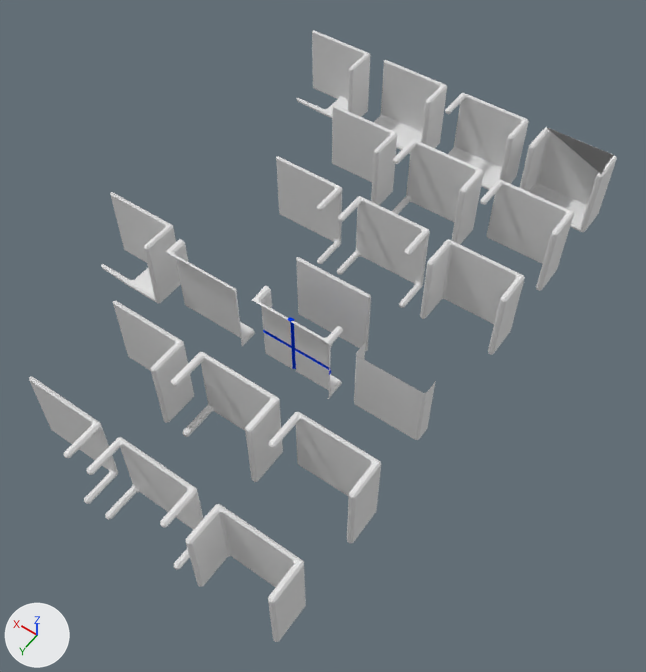
Two versions of the Blender file Hide your body/Assets/Models/walls.blend, one commit apart.
One viewpoint serves both versions: a 50 mm lens placed at (-10.3, 31.3, 32.2), pointed at (5.2, 9.6, -1.9). The axes (+X, +Y, +Z) are drawn at lower left. The lights are the same throughout.

The older version as bpy lines, for what is in view:
```python
ob_cornerdoor1x1_001 = bpy.data.objects.new('cornerDoor1x1.001', me_cube_001)
ob_cornerdoor1x1_001.location = (15.0, 11.8, 0.0)
ob_cross1x1_001 = bpy.data.objects.new('cross1x1.001', me_cube_019)
ob_cross1x1_001.location = (5.0, 21.8, 0.0)
ob_doorout1x1_001 = bpy.data.objects.new('doorOut1x1.001', me_cube_017)
ob_doorout1x1_001.location = (10.0, 21.8, 0.0)
ob_floor1x1 = bpy.data.objects.new('floor1x1', me_cube_011)
ob_floor1x1.location = (5.0, 10.0, 0.0)
ob_hallway1x1_001 = bpy.data.objects.new('hallway1x1.001', me_cube_002)
ob_hallway1x1_001.location = (0.0, 21.8, 0.0)
ob_t1x1_001 = bpy.data.objects.new('T1x1.001', me_cube_020)
ob_t1x1_001.location = (5.0, 16.8, 0.0)
ob_wall1x1_001 = bpy.data.objects.new('wall1x1.001', me_cube_007)
ob_wall1x1_001.location = (10.0, 16.8, 0.0)
ob_wallncorner1x1_001 = bpy.data.objects.new('wallnCorner1x1.001', me_cube_003)
ob_wallncorner1x1_001.location = (0.0, 16.8, 0.0)
# also in view: 'T1x1' at (5.0, -0.1, 0.0); 'hallway1x1' at (0.0, 4.9, 0.0); 'wallnCorner1x1' at (0.0, 0.0, 0.0); 'topcorner' at (10.1, 11.9, 0.0); 'wall1x1' at (10.0, 0.0, 0.0)
```
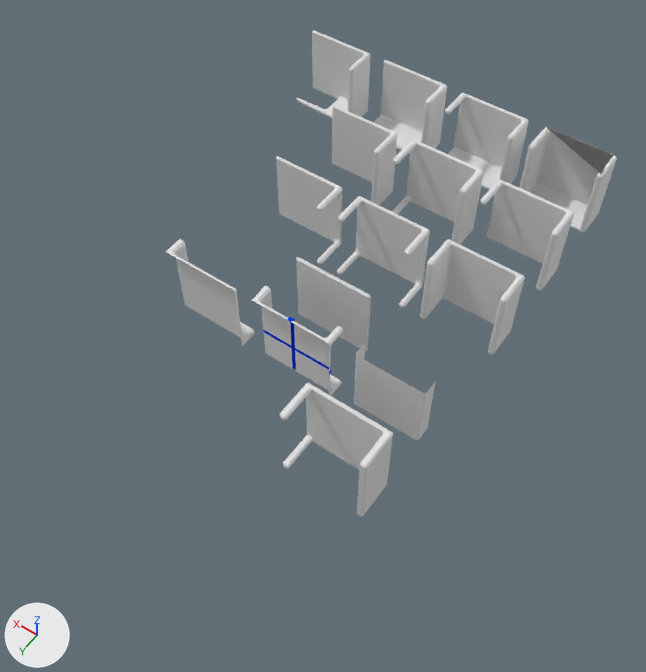
What differs and where, as boxes [x1, y1, x2, y2] in the pictures (646 x 672 px):
'T1x1.001', moved
    before: [171, 352, 283, 482]
    after: [280, 383, 393, 516]
'hallway1x1.001', deleted
    before: [186, 504, 306, 642]
'wallnCorner1x1.001', deleted
    before: [269, 412, 381, 543]
'cornerDoor1x1.001', deleted
    before: [101, 192, 181, 303]
'cross1x1.001', deleted
    before: [87, 437, 204, 570]
'wall1x1.001', deleted
    before: [113, 301, 194, 423]
'doorOut1x1.001', deleted
    before: [29, 377, 118, 504]

The edits, one by one:
Object 'T1x1.001' (ob_t1x1_001) moves from (5.0, 16.8, 0.0) to (0.4, 15.49, 0.0).
Object 'cross1x1.001' (ob_cross1x1_001) is deleted.
Object 'doorOut1x1.001' (ob_doorout1x1_001) is deleted.
Object 'wall1x1.001' (ob_wall1x1_001) is deleted.
Object 'wallnCorner1x1.001' (ob_wallncorner1x1_001) is deleted.
Object 'hallway1x1.001' (ob_hallway1x1_001) is deleted.
Object 'cornerDoor1x1.001' (ob_cornerdoor1x1_001) is deleted.
